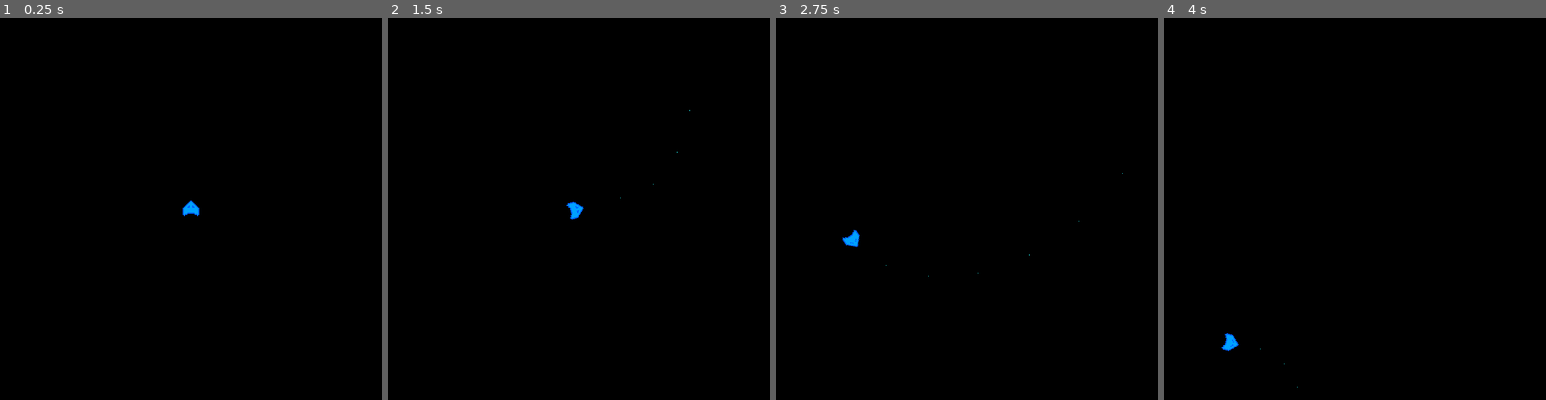
Above: before the commit, frames 1-4 (left to right).
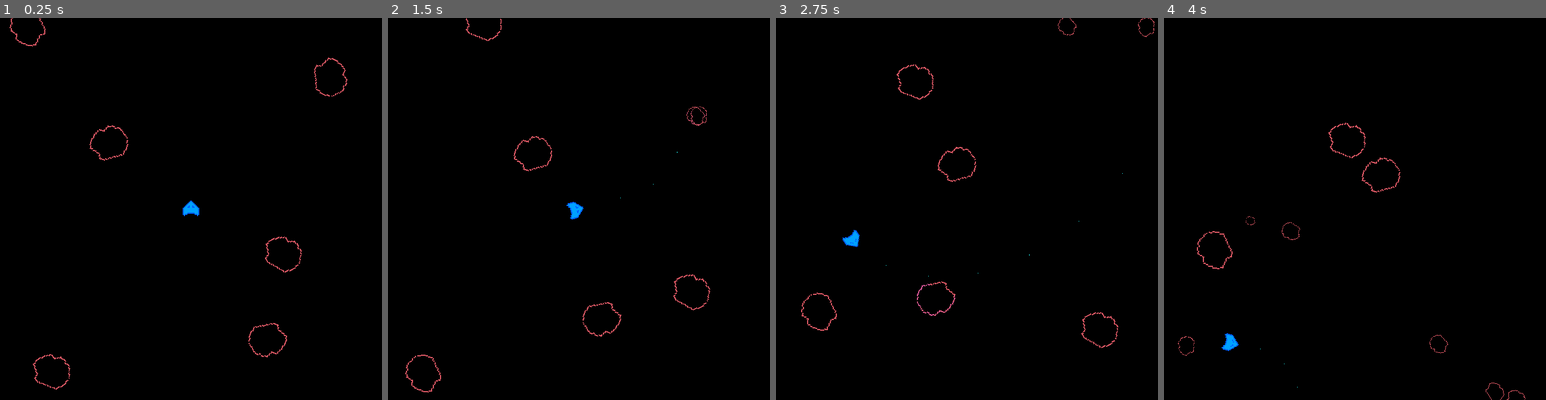
Above: after the commit, the same moments.

Repository: LucMat50/20SecondGameJam2025
Game: Godot game, scene res://scenes/main_game.tscn
Same seed, same stepped clock (60 frames per second), same inputs: the game is played once before the commit and once after it.
Inputs:
- Up to frame 1 (0.25 s): no input
- Up to frame 2 (1.5 s): hold Right (move_right) 0.53-1.28 s; hold Space (shoot) 0.53-1.28 s; hold Down (move_down) from 1.28 s (still down); tap Space (shoot) at 1.35 s
- Up to frame 3 (2.75 s): release Down (move_down) at 2.03 s; hold Right (move_right) from 2.03 s (still down); hold Space (shoot) from 2.03 s (still down)
- Up to frame 4 (4 s): release Right (move_right) at 2.78 s; release Space (shoot) at 2.78 s; hold Up (move_up) 2.78-3.53 s; tap Space (shoot) at 2.85 s; hold Left (move_left) from 3.53 s (still down); hold Space (shoot) from 3.53 s (still down)

The runs differ from the first frame. In frame 1, 0.5% of the frame differs, in the area x 2-91%, y 0-98%; in frame 2, 0.4%; in frame 3, 0.5%; in frame 4, 0.4%.

Commit message:
bullets delete asteroids + asteroids multiply

Diff:
--- a/20-second-game-jam-2025/project.godot
+++ b/20-second-game-jam-2025/project.godot
@@ -51,10 +51,10 @@
 
 [layer_names]
 
-2d_render/layer_1="world"
-2d_render/layer_2="player"
-2d_render/layer_3="asteroid"
-2d_render/layer_4="bullet"
+2d_physics/layer_1="world"
+2d_physics/layer_2="ship"
+2d_physics/layer_3="asteroid"
+2d_physics/layer_4="bullet"
 
 [rendering]
 
--- /dev/null
+++ b/20-second-game-jam-2025/scenes/asteroid.tscn
@@ -0,0 +1,18 @@
+[gd_scene load_steps=4 format=3 uid="uid://ceyv1v2yxulx0"]
+
+[ext_resource type="Script" uid="uid://rfqfbj7wrs4k" path="res://scripts/asteroid.gd" id="1_6mo6b"]
+[ext_resource type="Texture2D" uid="uid://bna8gxad1ybfd" path="res://assets/Asteroid.png" id="1_akfqu"]
+
+[sub_resource type="CircleShape2D" id="CircleShape2D_6mo6b"]
+radius = 16.03122
+
+[node name="Area2D" type="Area2D"]
+collision_layer = 4
+collision_mask = 11
+script = ExtResource("1_6mo6b")
+
+[node name="Sprite2D" type="Sprite2D" parent="."]
+texture = ExtResource("1_akfqu")
+
+[node name="CollisionShape2D" type="CollisionShape2D" parent="."]
+shape = SubResource("CircleShape2D_6mo6b")
--- a/20-second-game-jam-2025/scenes/bullet.tscn
+++ b/20-second-game-jam-2025/scenes/bullet.tscn
@@ -38,4 +38,5 @@
 color = Color(0, 1, 1, 1)
 texture = SubResource("GradientTexture2D_y25gk")
 
+[connection signal="area_entered" from="." to="." method="_on_area_entered"]
 [connection signal="screen_exited" from="VisibleOnScreenNotifier2D" to="." method="_on_visible_on_screen_notifier_2d_screen_exited"]
--- a/20-second-game-jam-2025/scenes/main_game.tscn
+++ b/20-second-game-jam-2025/scenes/main_game.tscn
@@ -1,7 +1,8 @@
-[gd_scene load_steps=3 format=3 uid="uid://dcqr5gi5i5ncn"]
+[gd_scene load_steps=4 format=3 uid="uid://dcqr5gi5i5ncn"]
 
 [ext_resource type="Script" uid="uid://dms67abwk14sv" path="res://scripts/main_game.gd" id="1_72e8q"]
 [ext_resource type="PackedScene" uid="uid://vhbebbbfm2e4" path="res://scenes/player.tscn" id="1_s3esy"]
+[ext_resource type="PackedScene" uid="uid://ceyv1v2yxulx0" path="res://scenes/asteroid.tscn" id="3_d2op2"]
 
 [node name="main_game" type="Node2D"]
 script = ExtResource("1_72e8q")
@@ -10,3 +11,23 @@
 position = Vector2(320, 320)
 
 [node name="Bullets" type="Node" parent="."]
+
+[node name="Asteroids" type="Node" parent="."]
+
+[node name="Asteroid1" parent="Asteroids" instance=ExtResource("3_d2op2")]
+position = Vector2(170, 206)
+
+[node name="Asteroid2" parent="Asteroids" instance=ExtResource("3_d2op2")]
+position = Vector2(467, 382)
+
+[node name="Asteroid3" parent="Asteroids" instance=ExtResource("3_d2op2")]
+position = Vector2(71, 572)
+
+[node name="Asteroid4" parent="Asteroids" instance=ExtResource("3_d2op2")]
+position = Vector2(561, 84)
+
+[node name="Asteroid5" parent="Asteroids" instance=ExtResource("3_d2op2")]
+position = Vector2(467, 546)
+
+[node name="Asteroid6" parent="Asteroids" instance=ExtResource("3_d2op2")]
+position = Vector2(44, 37)
--- /dev/null
+++ b/20-second-game-jam-2025/scripts/asteroid.gd
@@ -0,0 +1,56 @@
+class_name Asteroid extends Area2D
+
+# NORMAL VARIABLES
+var movement_vector = Vector2(-1, 0)
+var speed = 50
+
+# ENUM VARIABLES
+enum AsteroidSize{LARGE, MEDIUM, SMALL}
+
+# EXPORT VARIABLES
+@export var size = AsteroidSize.LARGE
+
+# ONREADY VARIABLES
+@onready var asteroid = $Sprite2D
+@onready var collision = $CollisionShape2D
+
+# SIGNALS
+signal exploded(position, size)
+
+func _ready():
+	rotation = randf_range(0, 2 * PI)
+
+	match size:
+		AsteroidSize.LARGE:
+			speed = randf_range(50, 100)
+			asteroid.scale = Vector2(2, 2)
+			collision.scale = Vector2(2, 2)
+
+		AsteroidSize.MEDIUM:
+			speed = randf_range(100, 150)
+			asteroid.scale = Vector2(1, 1)
+			collision.scale = Vector2(1, 1)
+
+		AsteroidSize.SMALL:
+			speed = randf_range(150, 200)
+			asteroid.scale = Vector2(0.5, 0.5)
+			collision.scale = Vector2(0.5, 0.5)
+
+func _physics_process(delta: float) -> void:
+	global_position += movement_vector.rotated(rotation) * speed * delta
+
+	var radius = collision.shape.radius + 5
+	var screen_size = get_viewport_rect().size
+	if global_position.y + radius < 0:
+		global_position.y = screen_size.y + radius
+	elif global_position.y - radius > screen_size.y:
+		global_position.y = -radius
+
+	if global_position.x + radius < 0:
+		global_position.x = screen_size.x + radius
+	elif global_position.x - radius > screen_size.x:
+		global_position.x = -radius
+
+func _explode():
+	emit_signal("exploded", global_position, size)
+	queue_free()
--- a/20-second-game-jam-2025/scripts/bullet.gd
+++ b/20-second-game-jam-2025/scripts/bullet.gd
@@ -6,6 +6,11 @@
 func _physics_process(delta: float) -> void:
 	global_position += movement_vector.rotated(rotation) * speed * delta
 
-
 func _on_visible_on_screen_notifier_2d_screen_exited() -> void:
 	queue_free()
+
+func _on_area_entered(area: Area2D) -> void:
+	if area is Asteroid:
+		var asteroid = area
+		asteroid._explode()
+		queue_free()
--- a/20-second-game-jam-2025/scripts/main_game.gd
+++ b/20-second-game-jam-2025/scripts/main_game.gd
@@ -2,9 +2,32 @@
 
 @onready var bullets = $Bullets
 @onready var player = $Player
+@onready var asteroids = $Asteroids
+
+var asteroid_scene = preload("res://scenes/asteroid.tscn")
 
 func _ready():
 	player.connect("bullet_shot", _on_player_bullet_shot)
 
+	for asteroid in asteroids.get_children():
+		asteroid.connect("exploded", _on_asteroid_exploded)
+
 func _on_player_bullet_shot(bullet):
 	bullets.add_child(bullet)
+
+func _on_asteroid_exploded(pos, size):
+	for i in range(2):
+		match size:
+			Asteroid.AsteroidSize.LARGE:
+				_spawn_more(pos, Asteroid.AsteroidSize.MEDIUM)
+			Asteroid.AsteroidSize.MEDIUM:
+				_spawn_more(pos, Asteroid.AsteroidSize.SMALL)
+			Asteroid.AsteroidSize.SMALL:
+				pass
+
+func _spawn_more(pos, size):
+	var another = asteroid_scene.instantiate()
+	another.global_position = pos
+	another.size = size
+	another.connect("exploded", _on_asteroid_exploded)
+	asteroids.add_child(another)
Binary file added: 20-second-game-jam-2025/assets/Asteroid.png
Not shown, added: 20-second-game-jam-2025/assets/Asteroid.png.import
Not shown, added: 20-second-game-jam-2025/scripts/asteroid.gd.uid
